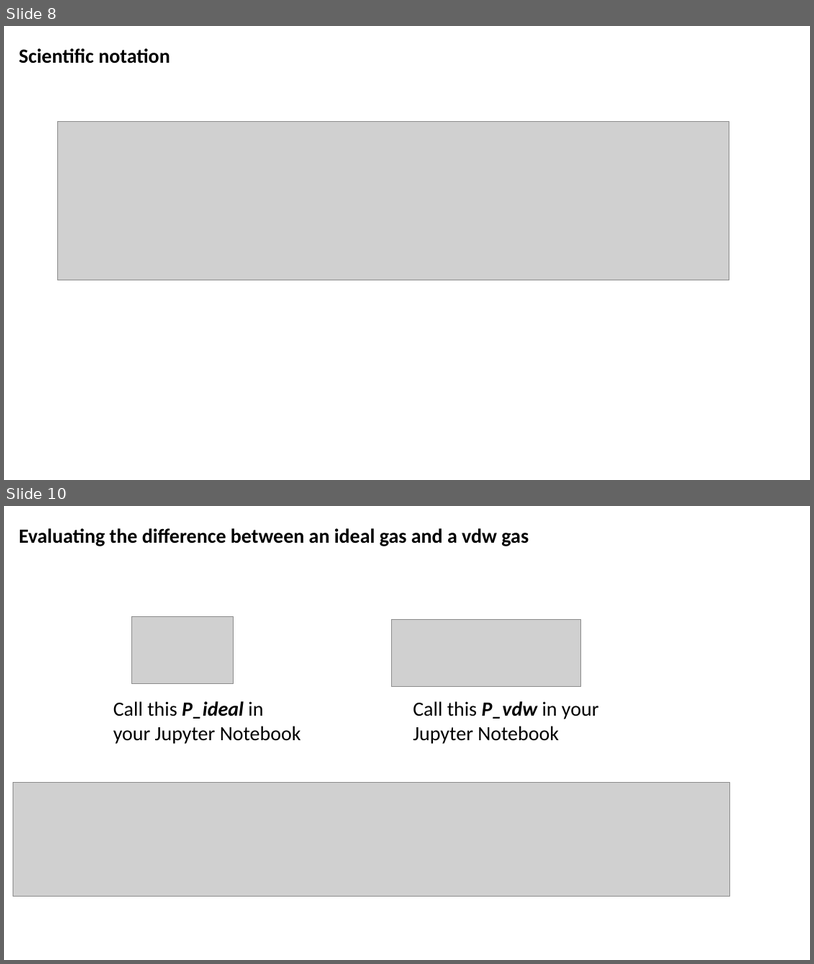
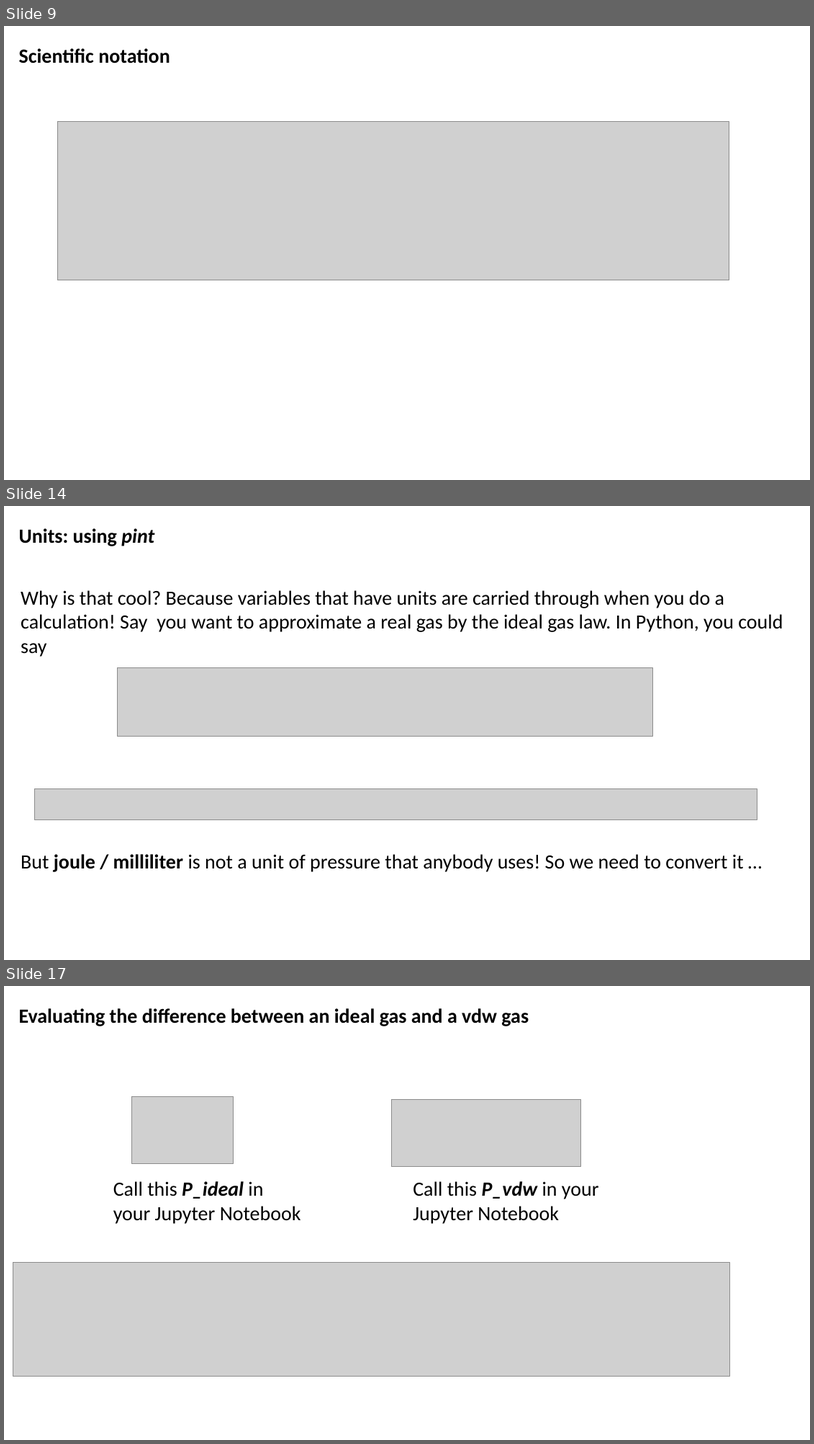
Before and after one commit to sneshyba/pypchem, a slide deck: Thermo 2022 (Neshyba)/Lectures/Week 1 - Gas laws/Week 1.2 Recap and moving forward.pptx. Shown one above the other, each under a label of ours: slides 8 and 10 before the commit, slides 9, 14 and 17 after it; the slides between them are not shown. The pictures are 814x964 and 814x1444 pixels, drawn with LibreOffice and Linux fonts; fonts in the diff are those of the drawing; grey boxes stand for pictures. Boxes give left, top, right and bottom in pixels: in the first picture for what was removed or moved away, otherwise in the second. Text is boxed around its words. In the diff, an @@ line names an element or a change of style, - is before the commit and + after.

```diff
--- a/Thermo 2022 (Neshyba)/Lectures/Week 1 - Gas laws/Week 1.2 Recap and moving forward.pptx
+++ b/Thermo 2022 (Neshyba)/Lectures/Week 1 - Gas laws/Week 1.2 Recap and moving forward.pptx
@@ slide 14 added at <box>4,506,810,960</box>, background #FFFFFF @@
@@ text added at <box>19,528,154,546</box>, 24 pt, text #000000, bold @@
+Units: using pint
@@ text added at <box>21,590,783,656</box>, 24 pt, text #000000 @@
+Why is that cool? Because variables that have units are carried through when you do a calculation! Say you want to approximate a real gas by the ideal gas law. In Python, you could say
@@ picture added at <box>117,667,653,736</box> @@
@@ picture added at <box>35,788,758,820</box> @@
@@ text added at <box>21,854,744,872</box>, 24 pt, text #000000 @@
+But joule / milliliter is not a unit of pressure that anybody uses! So we need to convert it …
@@ what was slide 8 is now slide 9 @@
@@ what was slide 10 is now slide 17 @@
```
Also in this commit, not shown: 4 slides changed, 6 other slides added, 17 other files.
